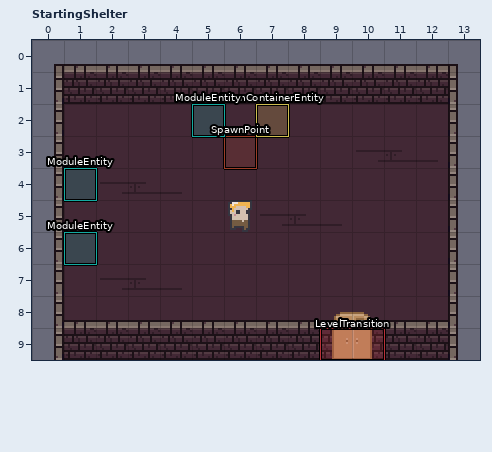
LDtk project: saves/saved_map.ldtk. The first picture shows the starting point.
Cells are 16x16 px. Shown: StartingShelter x 0..13, y 0..9. The commit also changed other parts of the map, which this record leaves out.
The same view after the edit:
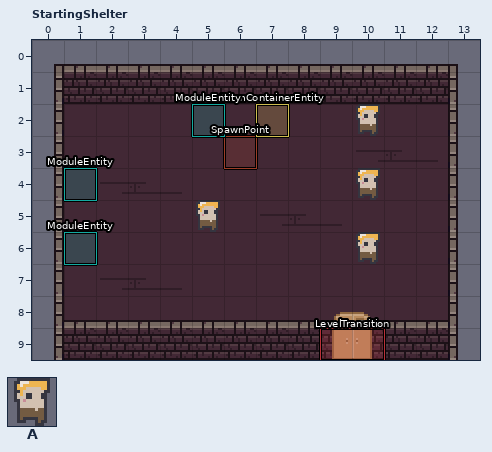
Key: from "Mainsheet": A 11.
Objects are placed by their top-left corner, in cells (3,4 is the top-left corner of cell 3,4); size is 1x1 cell unless given.
Difference:
Layer "Entities":
added: A "CreatureEntity" at 5,5
added: A "CreatureEntity" at 10,2
added: A "CreatureEntity" at 10,4
added: A "CreatureEntity" at 10,6
removed: A "CreatureEntity" at 6,5
